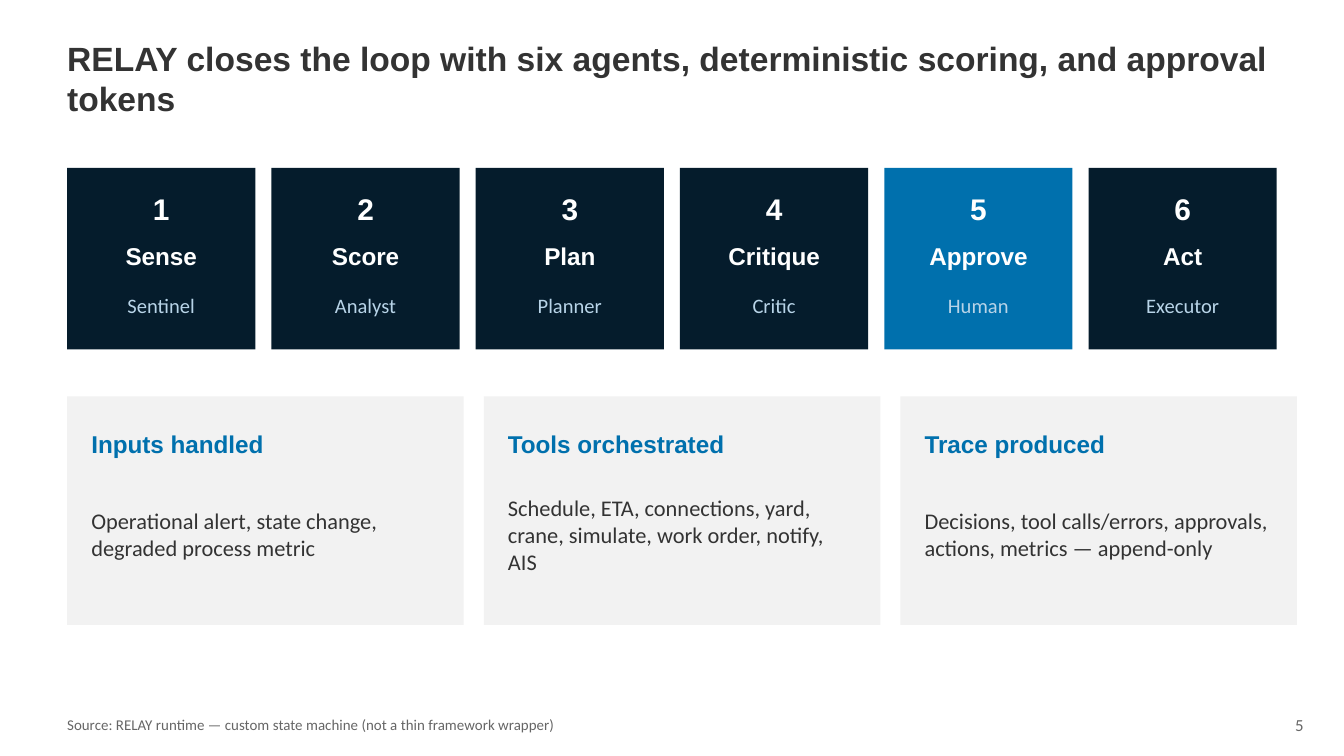
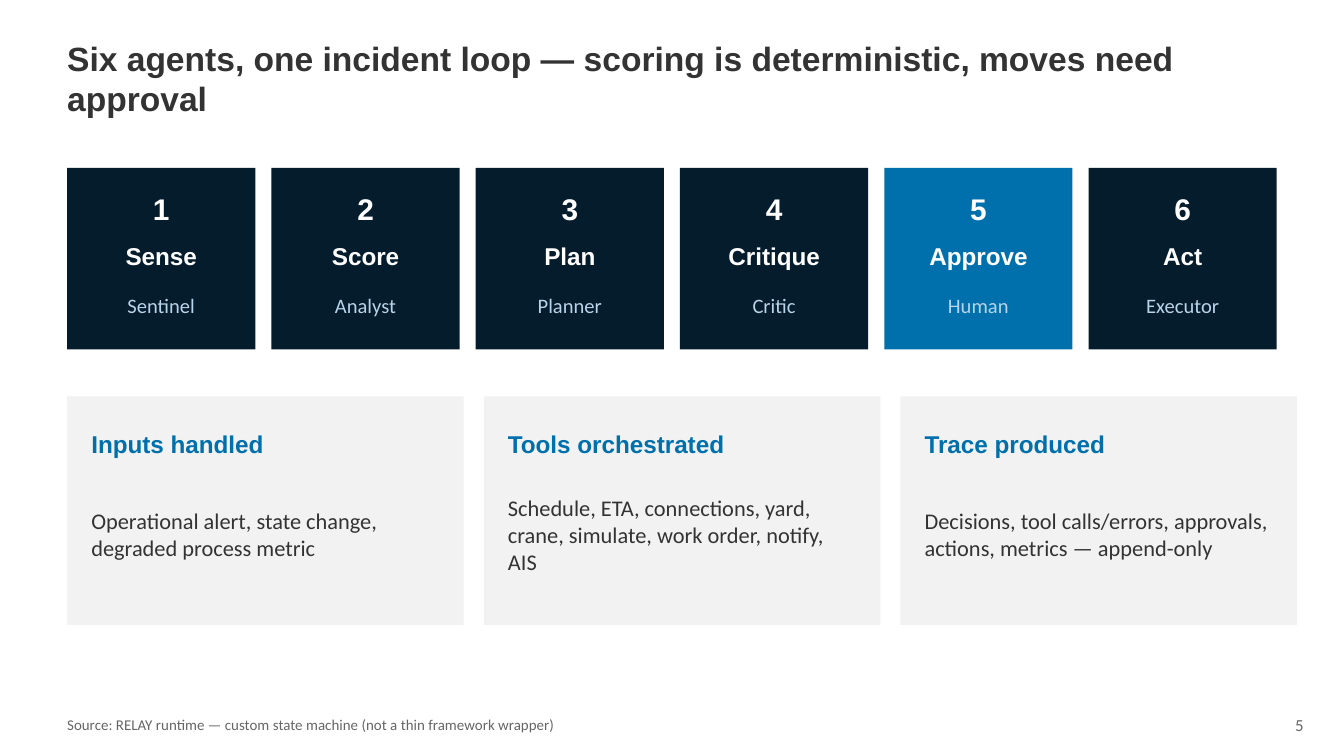
Before and after one commit to piyaphat38030/psa-relay, a slide deck: slide 5 of deliverables/RELAY_Presentation.pptx. Drawn at 1344x756 pixels with LibreOffice and Linux fonts; fonts in the diff are those of the drawing. Boxes give left, top, right and bottom in pixels: in the first picture for what was removed or moved away, otherwise in the second. Text is boxed around its words. In the diff, an @@ line names an element or a change of style, - is before the commit and + after.

```diff
--- a/deliverables/RELAY_Presentation.pptx
+++ b/deliverables/RELAY_Presentation.pptx
@@ text at (67, 46, 1173, 117): text changed @@
-RELAY closes the loop with six agents, deterministic scoring, and approval tokens
+Six agents, one incident loop — scoring is deterministic, moves need approval
```
Also in this commit, not shown: 13 other slides changed, 2 other files.
